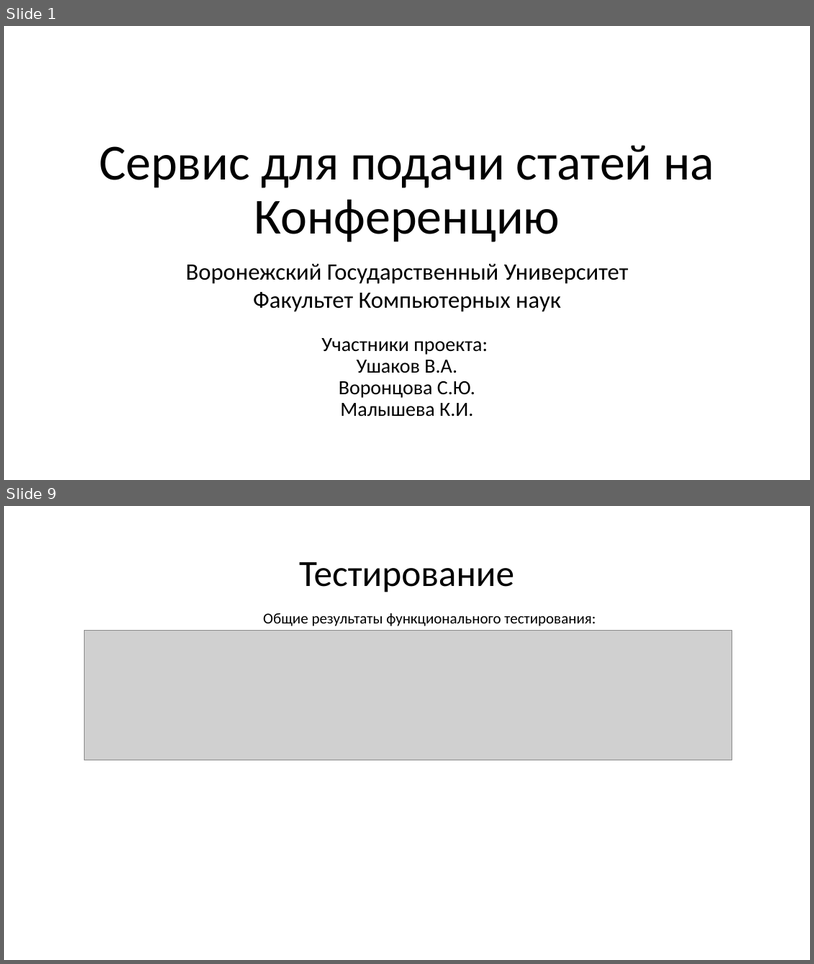
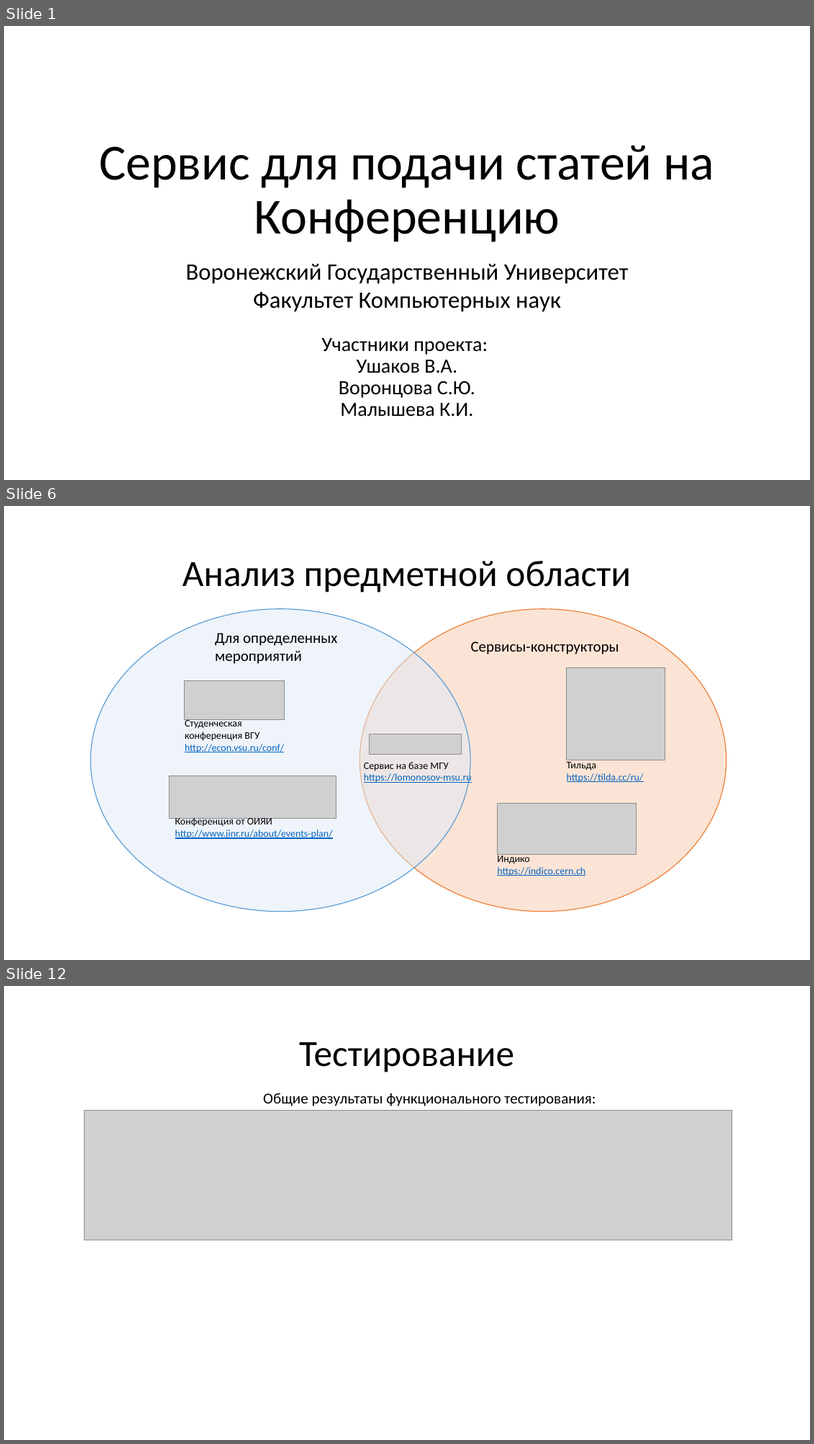
Before and after one commit to AurelVU/Conference-Site-VSU, a slide deck: Презентация.pptx. Shown one above the other, each under a label of ours: slides 1 and 9 before the commit, slides 1, 6 and 12 after it; the slides between them are not shown. The pictures are 814x964 and 814x1444 pixels, drawn with LibreOffice and Linux fonts; fonts in the diff are those of the drawing; grey boxes stand for pictures. Boxes give left, top, right and bottom in pixels: in the first picture for what was removed or moved away, otherwise in the second. Text is boxed around its words. In the diff, an @@ line names an element or a change of style, - is before the commit and + after.

```diff
--- a/Презентация.pptx
+++ b/Презентация.pptx
@@ slide 6 added at box(4, 506, 810, 960), background #FFFFFF @@
@@ title added at box(183, 561, 630, 592), 44 pt, text #000000 @@
+Анализ предметной области
@@ group added at box(90, 609, 726, 911): 7 texts, 5 pictures, 2 ellipses @@
+Для определенных
+мероприятий
+Сервисы-конструкторы
+Студенческая конференция ВГУ
+http://econ.vsu.ru/conf/
+Конференция от ОИЯИ
+http://www.jinr.ru/about/events-plan/
+Тильда
+https://tilda.cc/ru/
+Индико
+https://indico.cern.ch
+Сервис на базе МГУ
+https://lomonosov-msu.ru
@@ what was slide 9 is now slide 12 @@
```
Also in this commit, not shown: 5 slides changed, 5 other slides added, 2 slides removed, 1 other file.
